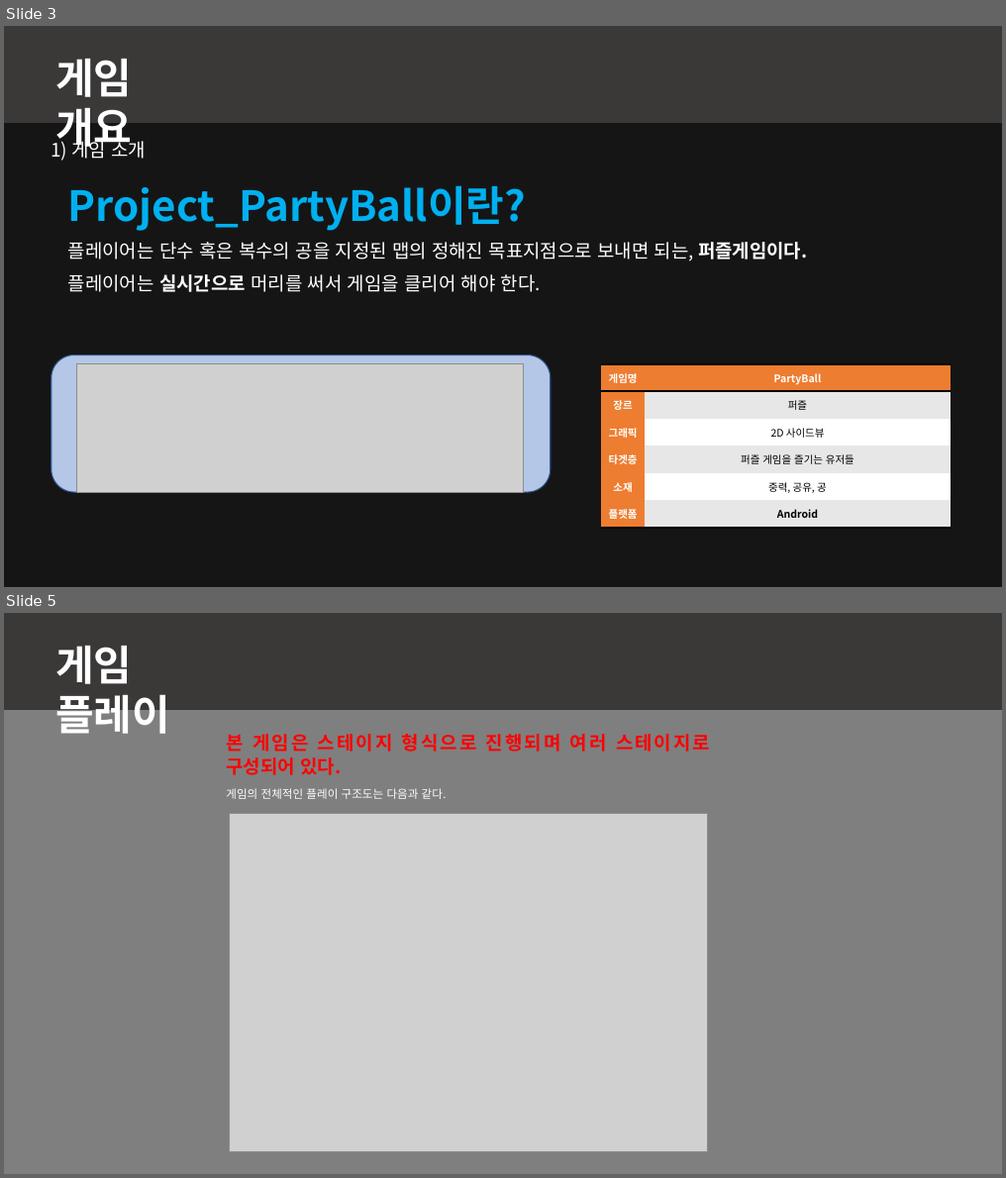
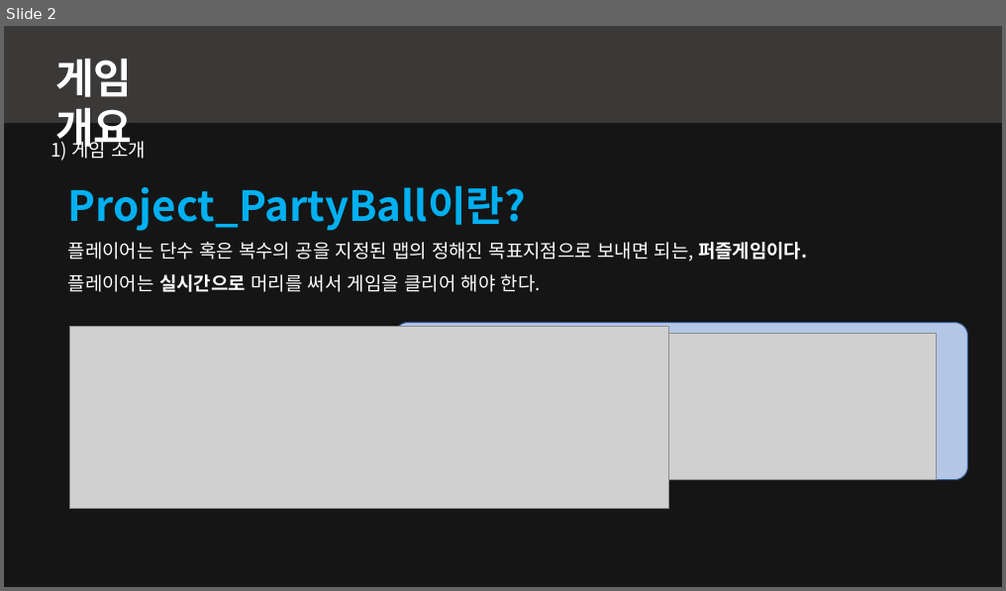
Before and after one commit to kjpark102312/Jagu_Agis, a slide deck: Presentation/AGIS 발표자료.pptx. Shown one above the other, each under a label of ours: slides 3 and 5 before the commit, slide 2 after it; the slides between them are not shown. The pictures are 1006x1178 and 1006x591 pixels, drawn with LibreOffice and Linux fonts; fonts in the diff are those of the drawing; grey boxes stand for pictures; background and template pictures are left out; a plain dark background stands for a picture behind light text. Boxes give left, top, right and bottom in pixels: in the first picture for what was removed or moved away, otherwise in the second. Text is boxed around its words. In the diff, an @@ line names an element or a change of style, - is before the commit and + after.

```diff
--- a/Presentation/AGIS 발표자료.pptx
+++ b/Presentation/AGIS 발표자료.pptx
@@ slide 5 removed at bbox=[4, 613, 1002, 1174], background picture (left out) @@
@@ rectangle removed at bbox=[4, 613, 1002, 1174] @@
@@ rectangle removed at bbox=[4, 613, 1002, 710] @@
@@ text removed at bbox=[55, 646, 170, 734] @@
-게임 플레이
@@ text removed at bbox=[226, 734, 710, 799] @@
-본 게임은 스테이지 형식으로 진행되며 여러 스테이지로 구성되어 있다.
-게임의 전체적인 플레이 구조도는 다음과 같다.
@@ picture removed at bbox=[230, 814, 709, 1153] @@
@@ what was slide 3 is now slide 2 @@
@@ slide 2 changed as well @@
@@ rounded rectangle: place and size @@
-rounded rectangle at bbox=[52, 356, 550, 492]
+rounded rectangle at bbox=[395, 322, 968, 479]
@@ rounded rectangle at bbox=[395, 322, 968, 479]: proportions changed @@
@@ picture added at bbox=[70, 326, 668, 509] @@
@@ picture: place and size @@
-picture at bbox=[77, 365, 524, 492]
+picture at bbox=[425, 333, 937, 480]
@@ table removed at bbox=[601, 365, 950, 528], 6 rows, 2 columns @@
-게임명 | PartyBall
-장르 | 퍼즐
-그래픽 | 2D 사이드뷰
-타겟층 | 퍼즐 게임을 즐기는 유저들
-소재 | 중력, 공유, 공
-플랫폼 | Android
```
Also in this commit, not shown: 2 other slides changed, 3 slides added, 7 other slides removed.
